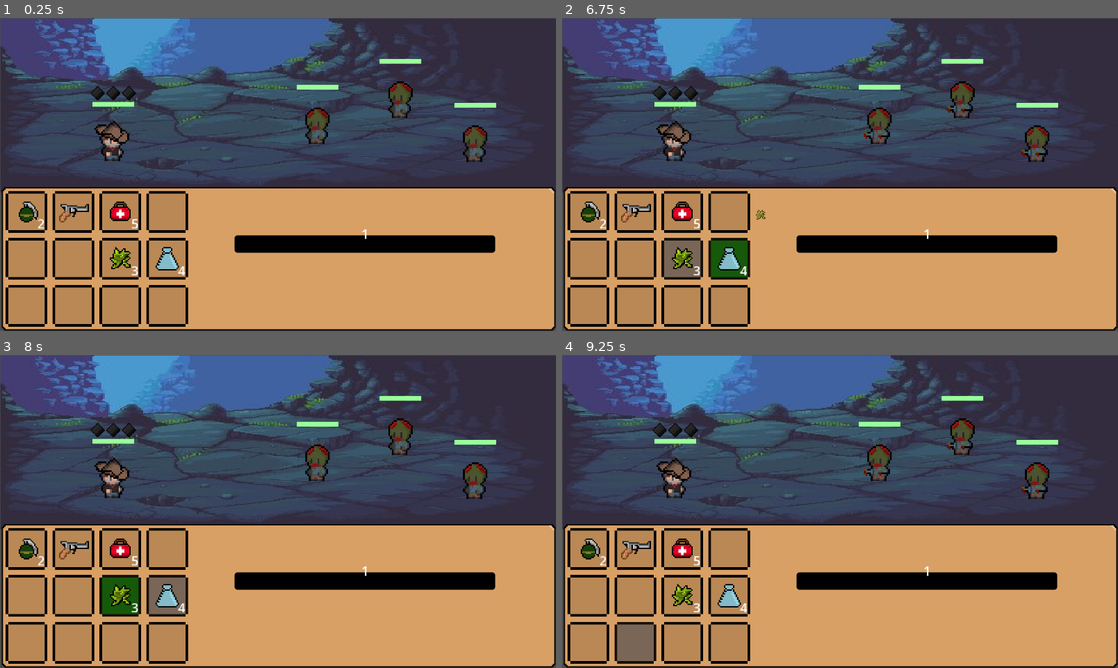
Above: before the commit, frames 1-4 (two rows, left to right).
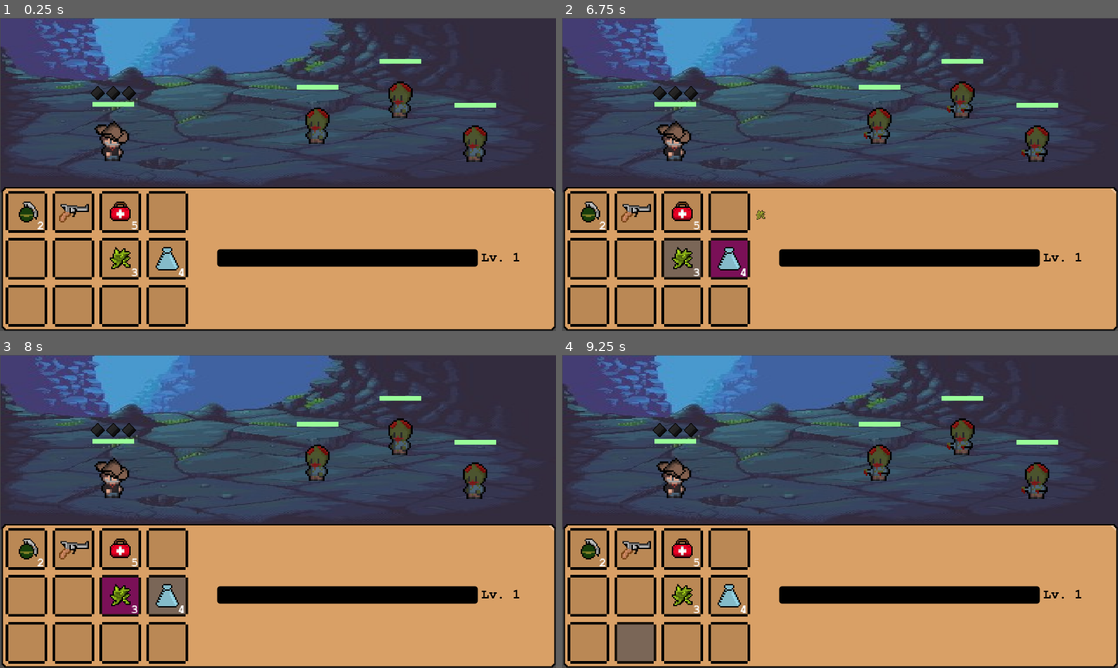
Above: after the commit, the same moments.

Repository: BernardoFioreze/DeadAgain
Game: Godot game, scene res://Scenes/Main.tscn
Two runs of this game, one before a commit and one after it. Both use one fixed random seed, a clock stepped at 60 frames per second and the inputs below.
Inputs (mouse positions are in pixels of both pictures, inside the frame that each line leads up to):
- Up to frame 1 (0.25 s): no input
- Up to frame 2 (6.75 s): tap Enter at 0.5, 2, 3.5 s; drag from (673, 133) to (895, 105) at 0.52 s; tap Space at 1.25, 2.75, 4.25 s; drag from (962, 89) to (812, 237) at 1.27 s; move the mouse to (589, 212) at 2.02 s; hold Ctrl 2.03-2.75 s; click (589, 212) at 2.17 s; drag from (634, 212) to (673, 127) at 2.77 s; drag from (684, 212) to (867, 174) at 3.52 s; drag from (728, 212) to (756, 96) at 4.27 s; move the mouse to (589, 259) at 5.02 s; hold Ctrl 5.03-5.75 s; click (589, 259) at 5.17 s; drag from (634, 259) to (728, 190) at 5.77 s; drag from (684, 259) to (895, 105) at 6.52 s
- Up to frame 3 (8 s): drag from (166, 596) to (250, 574) at 7.27 s
- Up to frame 4 (9.25 s): move the mouse to (589, 642) at 8.02 s; hold Ctrl 8.03-8.75 s; click (589, 642) at 8.17 s; drag from (634, 642) to (673, 464) at 8.77 s

The runs differ from the first frame. In frame 1, 4.6% of the frame differs, in the area x 6-94%, y 64-83%; in frame 2, 5.2%; in frame 3, 5.2%; in frame 4, 4.6%.

Commit message:
Melhorias visuais diversas

Diff:
--- a/Scenes/Boss.tscn
+++ b/Scenes/Boss.tscn
@@ -79,9 +79,9 @@
 [node name="HealthBar" type="ProgressBar" parent="."]
 z_index = 1
 offset_left = -12.0
-offset_top = -18.0
+offset_top = -12.0
 offset_right = 228.0
-offset_bottom = 9.0
+offset_bottom = 1.5
 scale = Vector2(0.1, 0.1)
 theme_override_styles/background = SubResource("StyleBoxEmpty_78m4n")
 theme_override_styles/fill = SubResource("StyleBoxFlat_m34ix")
--- a/Scenes/UI/inv_ui_slot.tscn
+++ b/Scenes/UI/inv_ui_slot.tscn
@@ -1,7 +1,8 @@
-[gd_scene load_steps=3 format=3 uid="uid://boc0r8eq2eaj3"]
+[gd_scene load_steps=4 format=3 uid="uid://boc0r8eq2eaj3"]
 
 [ext_resource type="Script" uid="uid://dtsnf4bcf433g" path="res://Scripts/inv_ui_slot.gd" id="1_yydyh"]
 [ext_resource type="Texture2D" uid="uid://c0blxlydiu2y8" path="res://Assets/Inventory/inventory-slot.png" id="2_7lhfb"]
+[ext_resource type="FontFile" uid="uid://biqq5tj2cqycu" path="res://Assets/Fonts/COURBD.TTF" id="3_7lhfb"]
 
 [node name="Inv_UI_Slot" type="Panel"]
 self_modulate = Color(1, 1, 1, 0)
@@ -29,11 +30,12 @@
 [node name="Label" type="Label" parent="CenterContainer/Panel"]
 custom_minimum_size = Vector2(19, 23)
 layout_mode = 0
-offset_left = 3.0
-offset_top = 2.0
+offset_left = 2.0
+offset_top = 5.0
 offset_right = 22.0
-offset_bottom = 25.0
+offset_bottom = 28.0
 scale = Vector2(0.6, 0.6)
+theme_override_fonts/font = ExtResource("3_7lhfb")
 text = "99"
 horizontal_alignment = 2
 
--- a/Scenes/UI/ui_experience_bar.tscn
+++ b/Scenes/UI/ui_experience_bar.tscn
@@ -1,7 +1,7 @@
 [gd_scene load_steps=5 format=3 uid="uid://bkw2dykuyn7uu"]
 
 [ext_resource type="Script" uid="uid://dhq1rr0hs6vl6" path="res://Scripts/ui_experience_bar.gd" id="1_p5ov4"]
-[ext_resource type="FontFile" path="C" id="2_y22pu"]
+[ext_resource type="FontFile" uid="uid://biqq5tj2cqycu" path="res://Assets/Fonts/COURBD.TTF" id="2_y22pu"]
 
 [sub_resource type="StyleBoxFlat" id="StyleBoxFlat_5b5y4"]
 bg_color = Color(0, 0, 0, 1)
@@ -35,12 +35,11 @@
 
 [node name="Level" type="Label" parent="."]
 layout_mode = 0
-offset_left = 1.0
-offset_top = -25.0
-offset_right = 600.0
-offset_bottom = 16.0
+offset_left = 608.0
+offset_right = 651.0
+offset_bottom = 41.0
+theme_override_colors/font_color = Color(0, 0, 0, 1)
 theme_override_fonts/font = ExtResource("2_y22pu")
 theme_override_font_sizes/font_size = 30
-text = "99"
-horizontal_alignment = 1
+text = "Lv. 99"
 vertical_alignment = 1
--- a/Scenes/UI/ui_info.tscn
+++ b/Scenes/UI/ui_info.tscn
@@ -16,7 +16,7 @@
 scale = Vector2(3, 3)
 
 [node name="UiExperienceBar" parent="." instance=ExtResource("3_rnly4")]
-offset_left = 540.0
-offset_top = 500.0
-offset_right = 1140.0
-offset_bottom = 540.0
+offset_left = 500.0
+offset_top = 532.0
+offset_right = 1100.0
+offset_bottom = 572.0
--- a/Scripts/experience_label.gd
+++ /dev/null
@@ -1,8 +0,0 @@
-extends Label
-
-func _ready():
-	update_level_ui()
-	Global.player.leveled_up.connect(update_level_ui)
-
-func update_level_ui():
-	text = "Experience: " + str(Global.player.level)
--- a/Scripts/inv_ui_slot.gd
+++ b/Scripts/inv_ui_slot.gd
@@ -29,7 +29,7 @@
 	if is_selected:
 		$Slot.modulate = Color(0.6, 0.7, 1, 0.9)  # azul: slot selecionado
 	elif combinable:
-		$Slot.modulate = Color(0.0, 0.6, 0.0, 0.9)  # verde médio
+		$Slot.modulate = Color(0.6, 0.0, 1.0, 0.9)  # verde médio
 	else:
 		$Slot.modulate = Color(1, 1, 1)  # padrão
 
--- a/Scripts/ui_experience_bar.gd
+++ b/Scripts/ui_experience_bar.gd
@@ -22,4 +22,4 @@
 	update_level_label()
 
 func update_level_label():
-	label.text = str(Global.player.level)
+	label.text = "Lv. " + str(Global.player.level)
Binary file added: Assets/Fonts/COUR.TTF
Not shown, added: Assets/Fonts/COUR.TTF.import
Binary file added: Assets/Fonts/COURBD.TTF
Not shown, added: Assets/Fonts/COURBD.TTF.import
Binary file added: Assets/Fonts/COURBI.TTF
Not shown, added: Assets/Fonts/COURBI.TTF.import
Binary file added: Assets/Fonts/COURI.TTF
Not shown, added: Assets/Fonts/COURI.TTF.import
Not shown, removed: Scripts/experience_label.gd.uid
